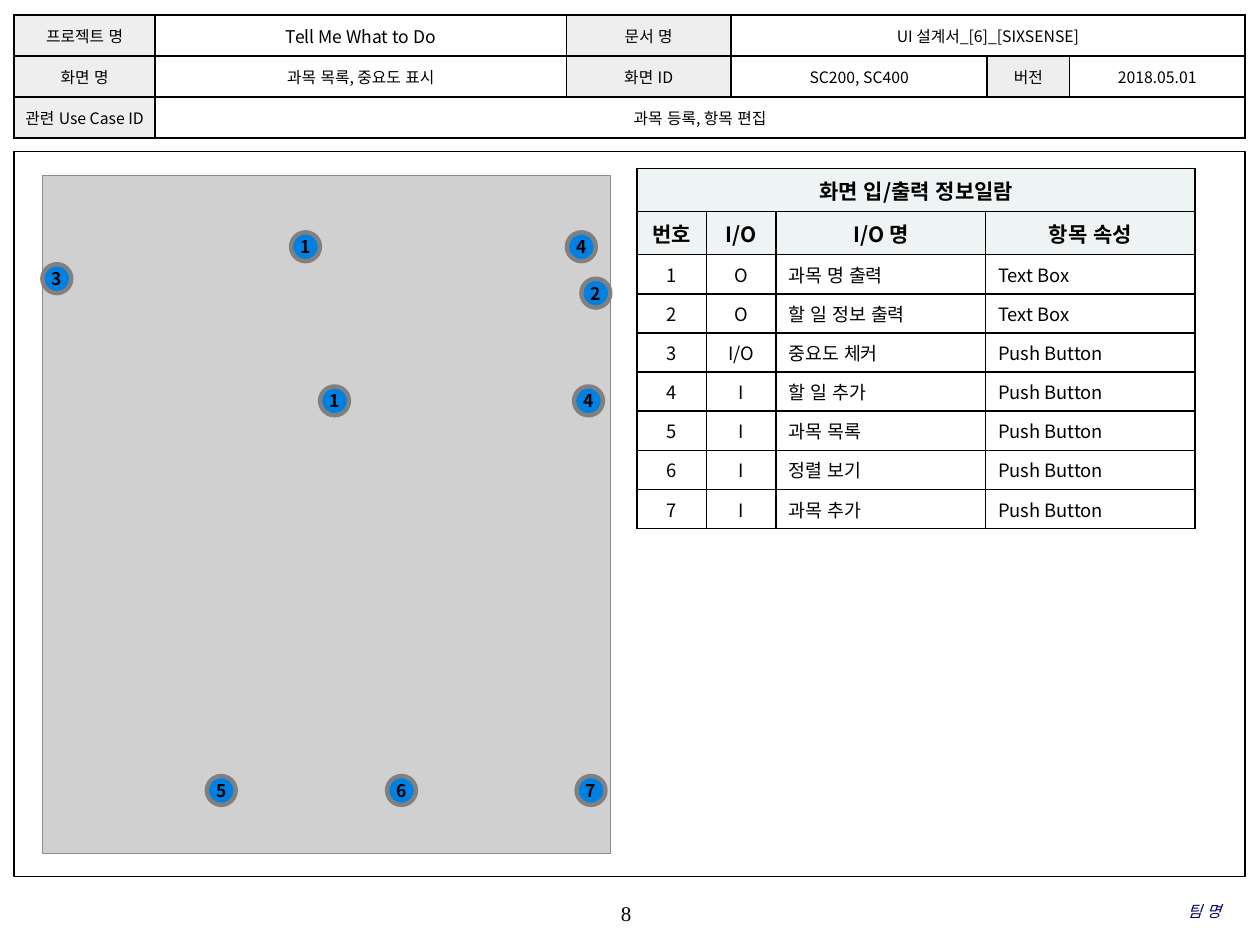
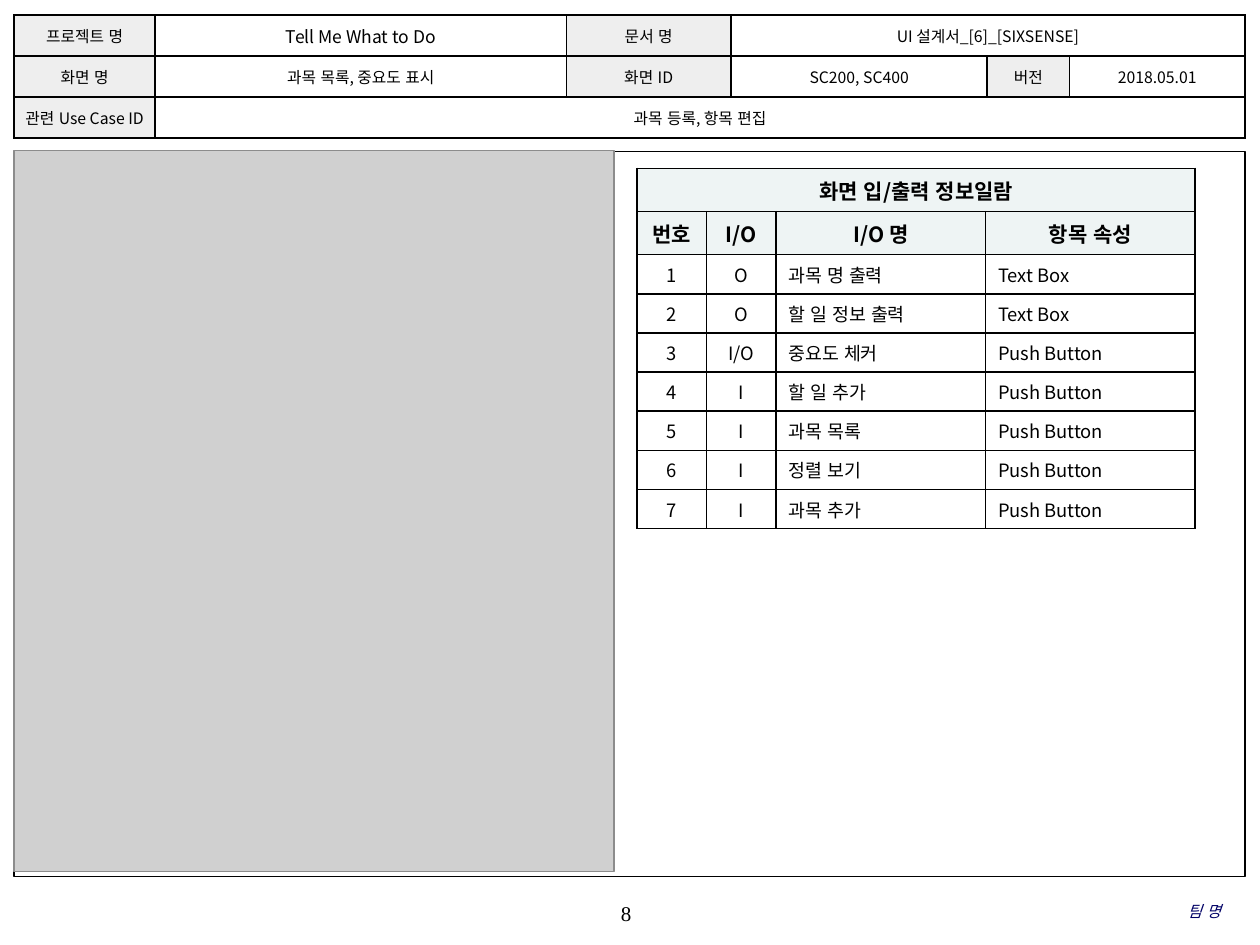
Before and after one commit to SMU-SE-Admin/18-1_6_SIXSENSE_Doc, a slide deck: slide 8 of 03 설계/UI 설계서_[6]_[SIXSENSE].pptx. Drawn at 1260x945 pixels with LibreOffice and Linux fonts; fonts in the diff are those of the drawing; grey boxes stand for pictures; background and template pictures are left out. Boxes give left, top, right and bottom in pixels: in the first picture for what was removed or moved away, otherwise in the second. Text is boxed around its words. In the diff, an @@ line names an element or a change of style, - is before the commit and + after.

```diff
--- a/03 설계/UI 설계서_[6]_[SIXSENSE].pptx
+++ b/03 설계/UI 설계서_[6]_[SIXSENSE].pptx
@@ picture: place and size @@
-picture at <box>43,175,611,853</box>
+picture at <box>14,151,614,872</box>
@@ ellipse removed at <box>291,232,320,261</box> @@
-1
@@ ellipse removed at <box>567,232,596,261</box> @@
-4
@@ ellipse removed at <box>43,265,72,294</box> @@
-3
@@ ellipse removed at <box>581,278,610,307</box> @@
-2
@@ ellipse removed at <box>320,387,349,416</box> @@
-1
@@ ellipse removed at <box>575,387,604,416</box> @@
-4
@@ ellipse removed at <box>207,776,236,805</box> @@
-5
@@ ellipse removed at <box>387,776,416,805</box> @@
-6
@@ ellipse removed at <box>577,776,606,805</box> @@
-7
```
Also in this commit, not shown: 18 other slides changed, 4 slides added.
